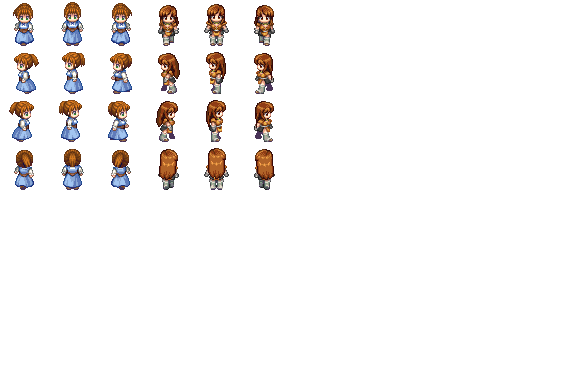
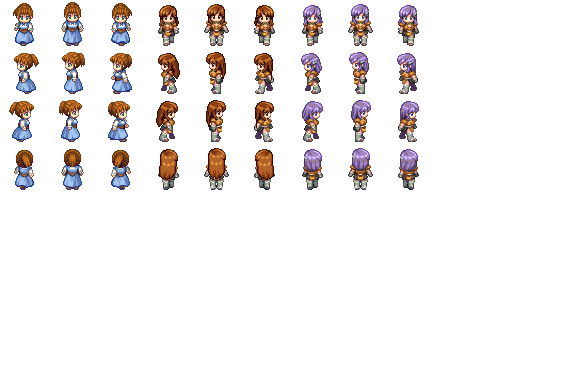
Layered file, before and after one edit (576 x 384). Changes by layer:
added layer "Alternate Clothes - 0790" above "Alternate Clothes - 0784" over left=301, top=4, right=419, bottom=190